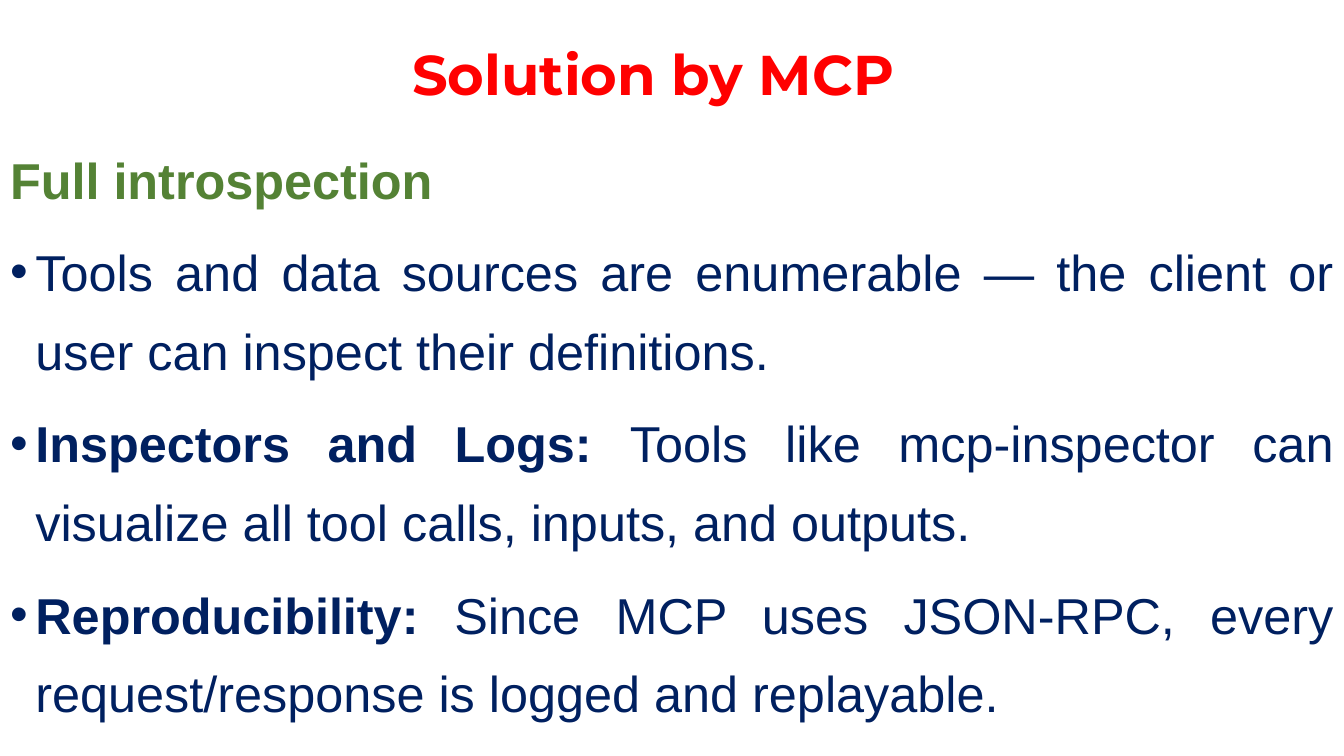
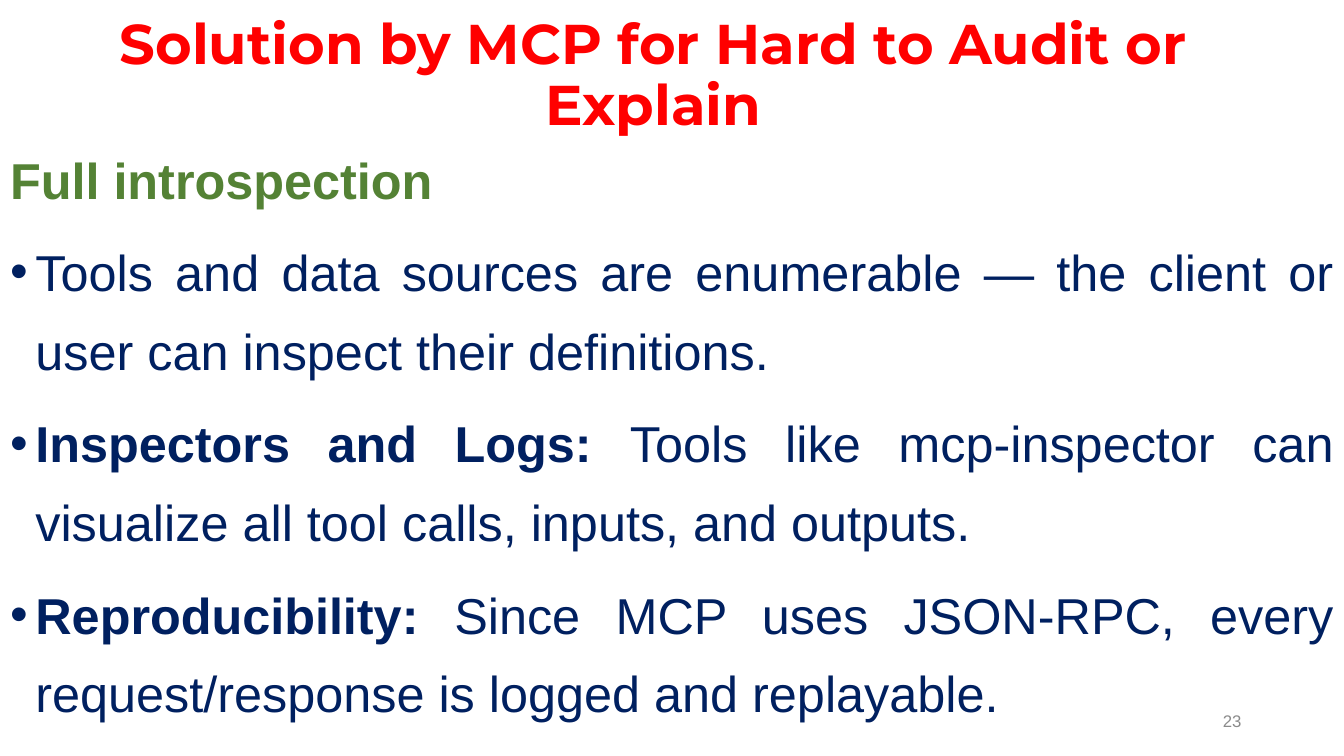
Before and after one commit to janakimeena/Building-Agents-with-MCP, a slide deck: slide 23 of Model Context Protocol Introduction.pptx (slide 22 before the commit). Drawn at 1344x756 pixels with LibreOffice and Linux fonts; fonts in the diff are those of the drawing. Boxes give left, top, right and bottom in pixels: in the first picture for what was removed or moved away, otherwise in the second. Text is boxed around its words. In the diff, an @@ line names an element or a change of style, - is before the commit and + after.

```diff
--- a/Model Context Protocol Introduction.pptx
+++ b/Model Context Protocol Introduction.pptx
@@ title at (120, 20, 1187, 136): text changed @@
-Solution by MCP
+Solution by MCP for Hard to Audit or Explain
@@ page number added at (1223, 715, 1242, 727), 12 pt, text #8C8C8C @@
+23
```
Also in this commit, not shown: 42 other slides changed, 2 slides added, 4 slides removed, 2 other files.
